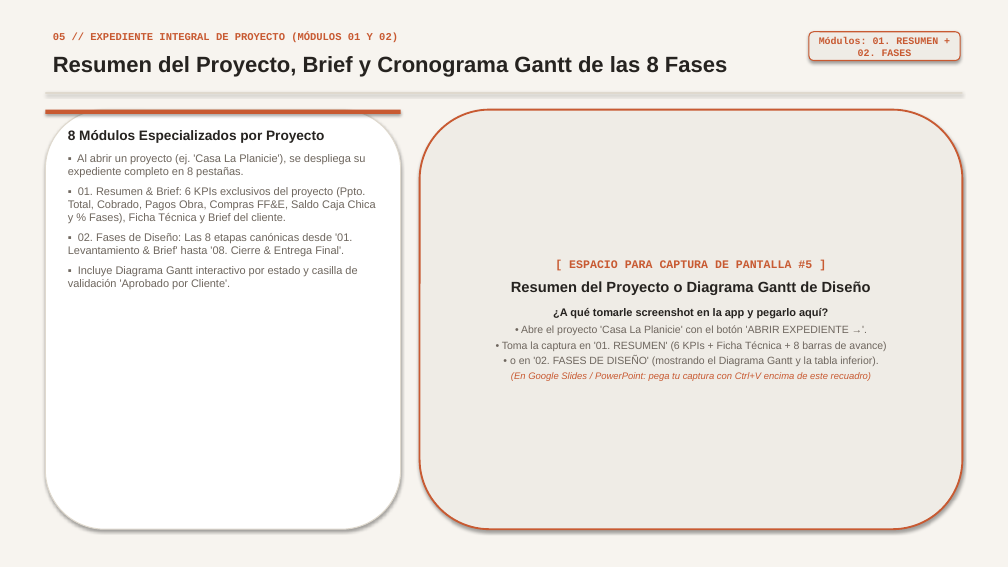
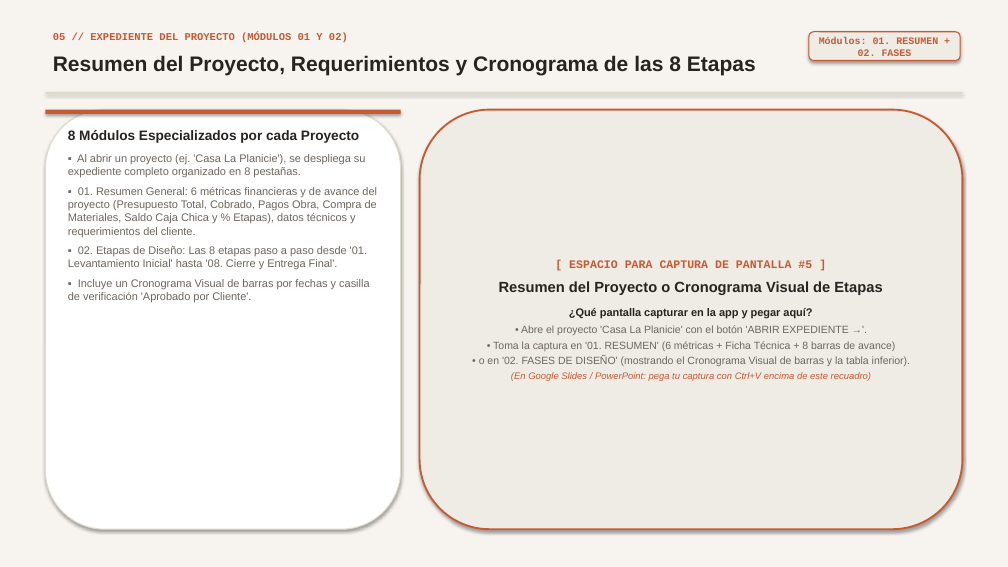
Before and after one commit to Cota-App-Project-Design-Management/cota-app, a slide deck: slide 5 of Presentacion_Socio_COTA_App.pptx. Drawn at 1008x567 pixels with LibreOffice and Linux fonts; fonts in the diff are those of the drawing. Boxes give left, top, right and bottom in pixels: in the first picture for what was removed or moved away, otherwise in the second. Text is boxed around its words. In the diff, an @@ line names an element or a change of style, - is before the commit and + after.

```diff
--- a/Presentacion_Socio_COTA_App.pptx
+++ b/Presentacion_Socio_COTA_App.pptx
@@ text at [53, 33, 348, 42]: text changed @@
-05 // EXPEDIENTE INTEGRAL DE PROYECTO (MÓDULOS 01 Y 02)
+05 // EXPEDIENTE DEL PROYECTO (MÓDULOS 01 Y 02)
@@ text at [53, 55, 756, 76]: text changed; size 21 to 20 pt @@
-Resumen del Proyecto, Brief y Cronograma Gantt de las 8 Fases
+Resumen del Proyecto, Requerimientos y Cronograma de las 8 Etapas
@@ text at [68, 130, 377, 303]: text changed @@
-8 Módulos Especializados por Proyecto
-▪ Al abrir un proyecto (ej. 'Casa La Planicie'), se despliega su expediente completo en 8 pestañas.
-▪ 01. Resumen & Brief: 6 KPIs exclusivos del proyecto (Ppto. Total, Cobrado, Pagos Obra, Compras FF&E, Saldo Caja Chica y % Fases), Ficha Técnica y Brief del cliente.
-▪ 02. Fases de Diseño: Las 8 etapas canónicas desde '01. Levantamiento & Brief' hasta '08. Cierre & Entrega Final'.
-▪ Incluye Diagrama Gantt interactivo por estado y casilla de validación 'Aprobado por Cliente'.
+8 Módulos Especializados por cada Proyecto
+▪ Al abrir un proyecto (ej. 'Casa La Planicie'), se despliega su expediente completo organizado en 8 pestañas.
+▪ 01. Resumen General: 6 métricas financieras y de avance del proyecto (Presupuesto Total, Cobrado, Pagos Obra, Compra de Materiales, Saldo Caja Chica y % Etapas), datos técnicos y requerimientos del cliente.
+▪ 02. Etapas de Diseño: Las 8 etapas paso a paso desde '01. Levantamiento Inicial' hasta '08. Cierre y Entrega Final'.
+▪ Incluye un Cronograma Visual de barras por fechas y casilla de verificación 'Aprobado por Cliente'.
@@ text at [499, 281, 882, 319]: text changed; size 10.5 to 14 pt @@
-Resumen del Proyecto o Diagrama Gantt de Diseño
-¿A qué tomarle screenshot en la app y pegarlo aquí?
+Resumen del Proyecto o Cronograma Visual de Etapas
+¿Qué pantalla capturar en la app y pegar aquí?
@@ text at [479, 341, 910, 366]: text changed @@
-• Toma la captura en '01. RESUMEN' (6 KPIs + Ficha Técnica + 8 barras de avance)
-• o en '02. FASES DE DISEÑO' (mostrando el Diagrama Gantt y la tabla inferior).
+• Toma la captura en '01. RESUMEN' (6 métricas + Ficha Técnica + 8 barras de avance)
+• o en '02. FASES DE DISEÑO' (mostrando el Cronograma Visual de barras y la tabla inferior).
```
Also in this commit, not shown: 7 other slides changed, 6 other files.
